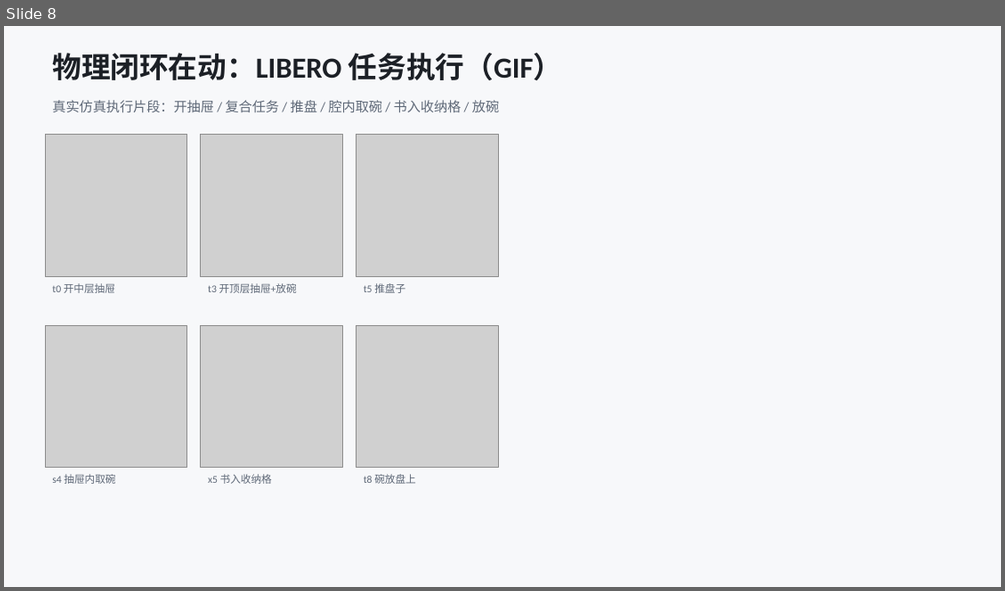
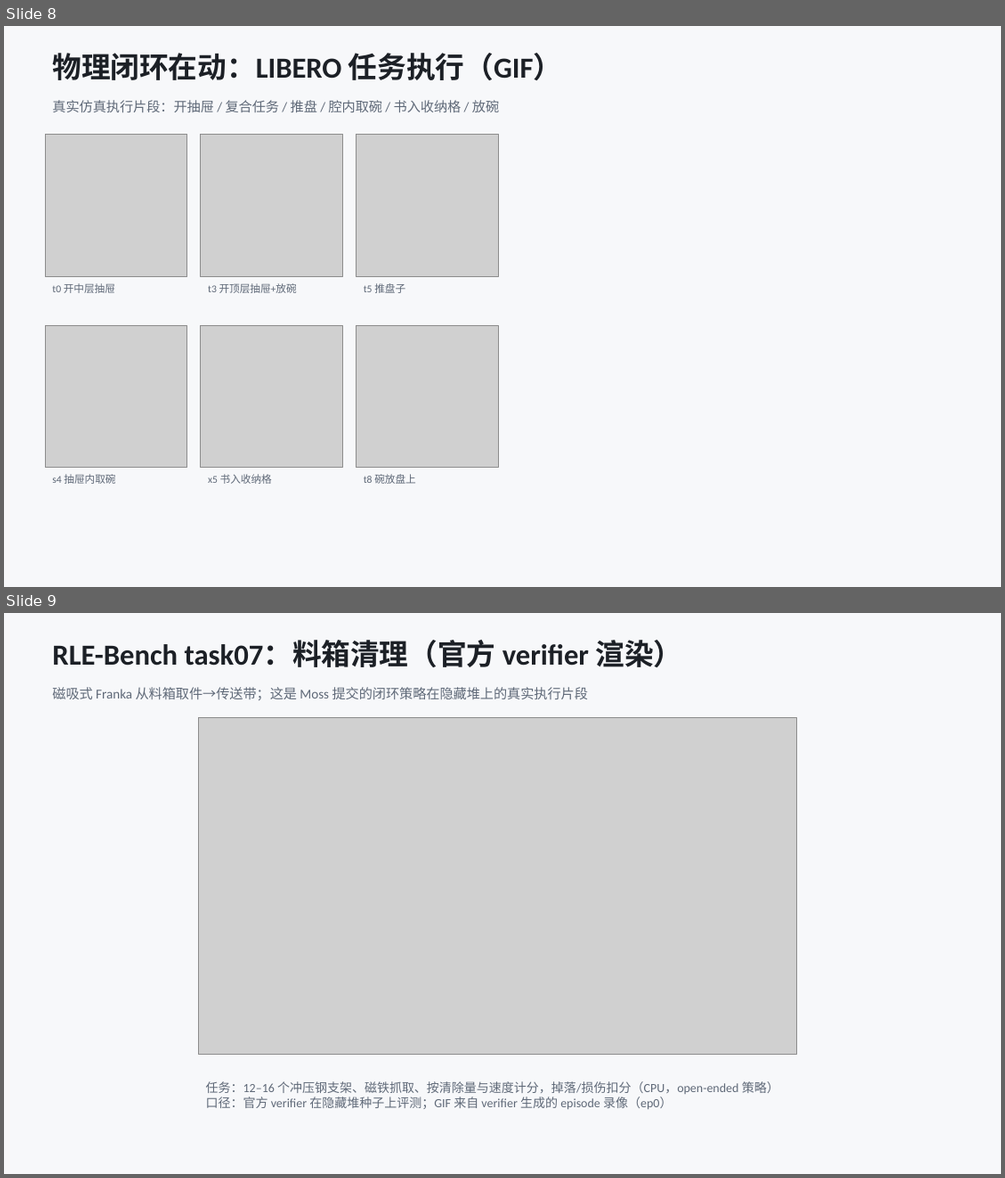
Before and after one commit to D-Robotics/moss, a slide deck: docs/ppt/moss-physical-closed-loop.pptx. Shown one above the other, each under a label of ours: slide 8 before the commit, slides 8 and 9 after it. The pictures are 1005x591 and 1005x1178 pixels, drawn with LibreOffice and Linux fonts; fonts in the diff are those of the drawing; grey boxes stand for pictures. Boxes give left, top, right and bottom in pixels: in the first picture for what was removed or moved away, otherwise in the second. Text is boxed around its words. In the diff, an @@ line names an element or a change of style, - is before the commit and + after.

Commit message:
docs(ppt): add task07 bin-clearing slide (verifier episode GIF) — 12 slides

```diff
--- a/docs/ppt/moss-physical-closed-loop.pptx
+++ b/docs/ppt/moss-physical-closed-loop.pptx
@@ slide 9 added at box(4, 613, 1001, 1174), background #FFFFFF @@
@@ rectangle added at box(4, 613, 1001, 1174), fill #F7F8FA @@
@@ text added at box(52, 640, 682, 667), 28 pt, text #1C2026, bold @@
+RLE-Bench task07：料箱清理（官方 verifier 渲染）
@@ text added at box(52, 687, 588, 700), 13 pt, text #5F6978 @@
+磁吸式 Franka 从料箱取件→传送带；这是 Moss 提交的闭环策略在隐藏堆上的真实执行片段
@@ picture added at box(198, 718, 797, 1054) @@
@@ text added at box(206, 1081, 779, 1109), 12 pt, text #5F6978 @@
+任务：12–16 个冲压钢支架、磁铁抓取、按清除量与速度计分，掉落/损伤扣分（CPU，open-ended 策略）
+口径：官方 verifier 在隐藏堆种子上评测；GIF 来自 verifier 生成的 episode 录像（ep0）
```
Also in this commit, not shown: 2 other files.
